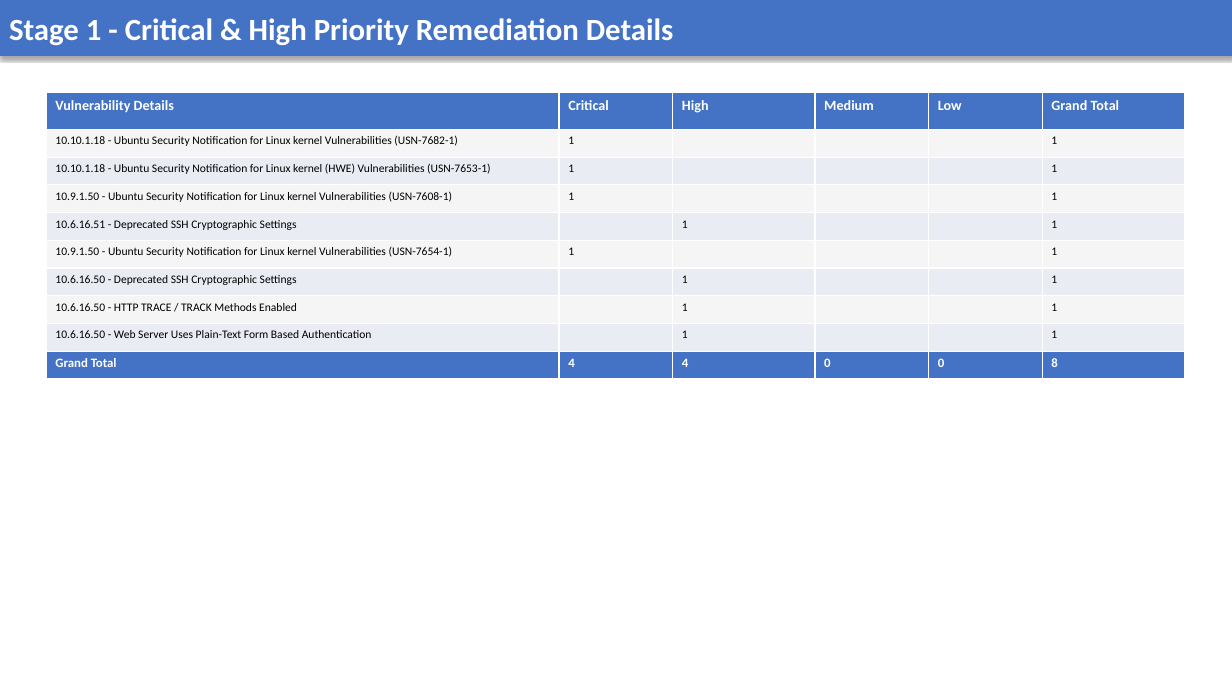
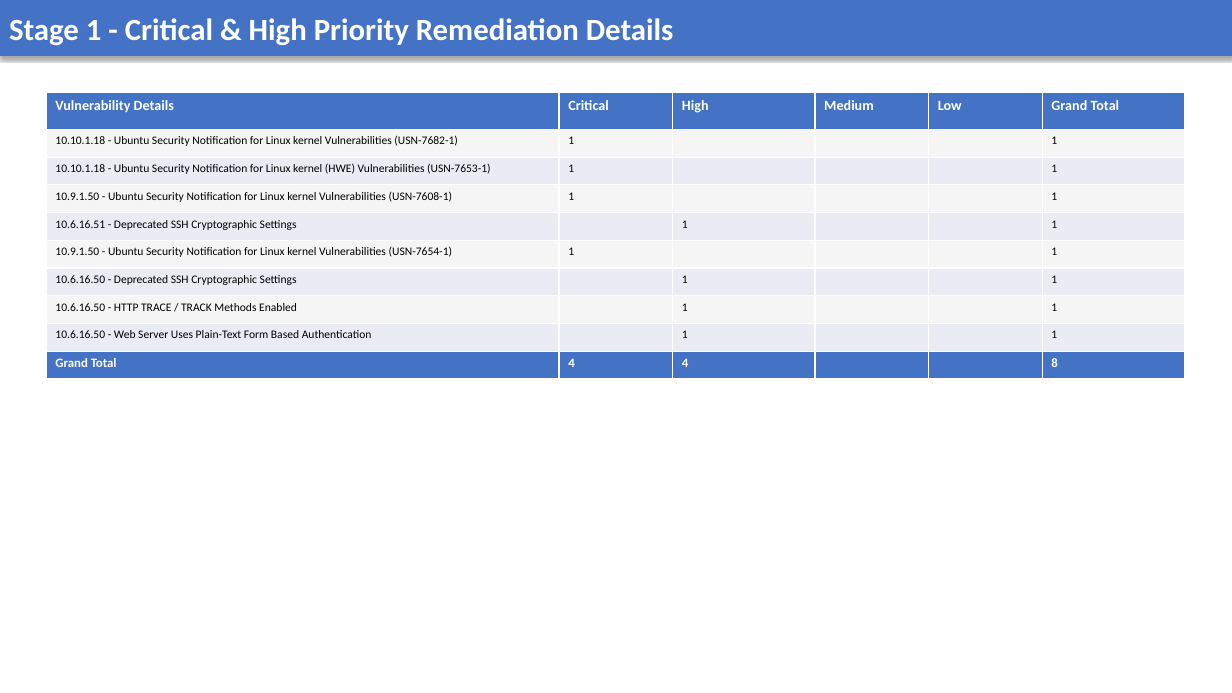
Before and after one commit to AnekantEmployee/vms_automation, a slide deck: slide 7 of vms_ppt/Test Report 1.pptx. Drawn at 1232x693 pixels with LibreOffice and Linux fonts; fonts in the diff are those of the drawing. Boxes give left, top, right and bottom in pixels: in the first picture for what was removed or moved away, otherwise in the second. Text is boxed around its words. In the diff, an @@ line names an element or a change of style, - is before the commit and + after.

```diff
--- a/vms_ppt/Test Report 1.pptx
+++ b/vms_ppt/Test Report 1.pptx
@@ table at [46, 92, 1185, 379] @@
-row 10, column 4: 0
+row 10, column 4: 
-row 10, column 5: 0
+row 10, column 5: 
```
Also in this commit, not shown: 6 other slides changed, 11 other files.
